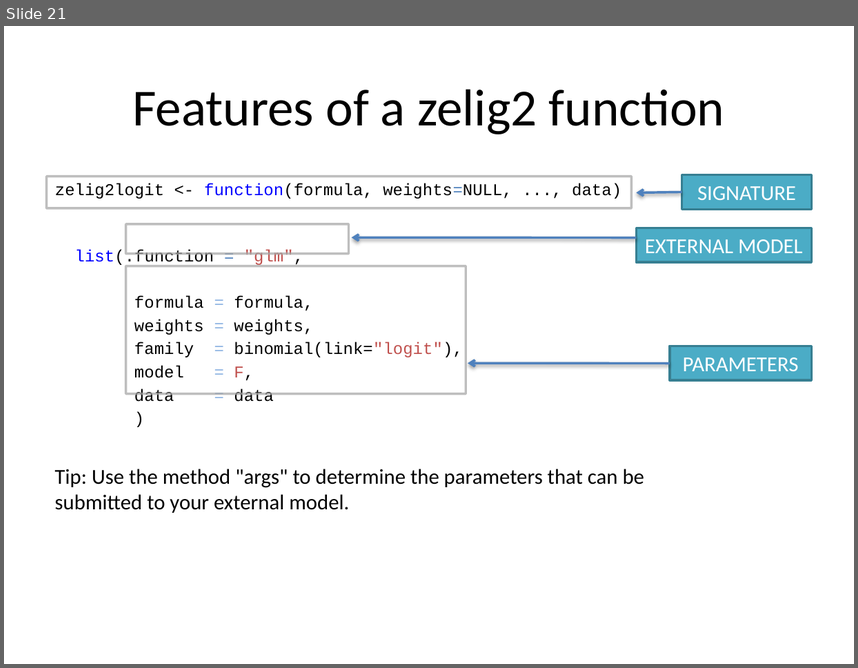
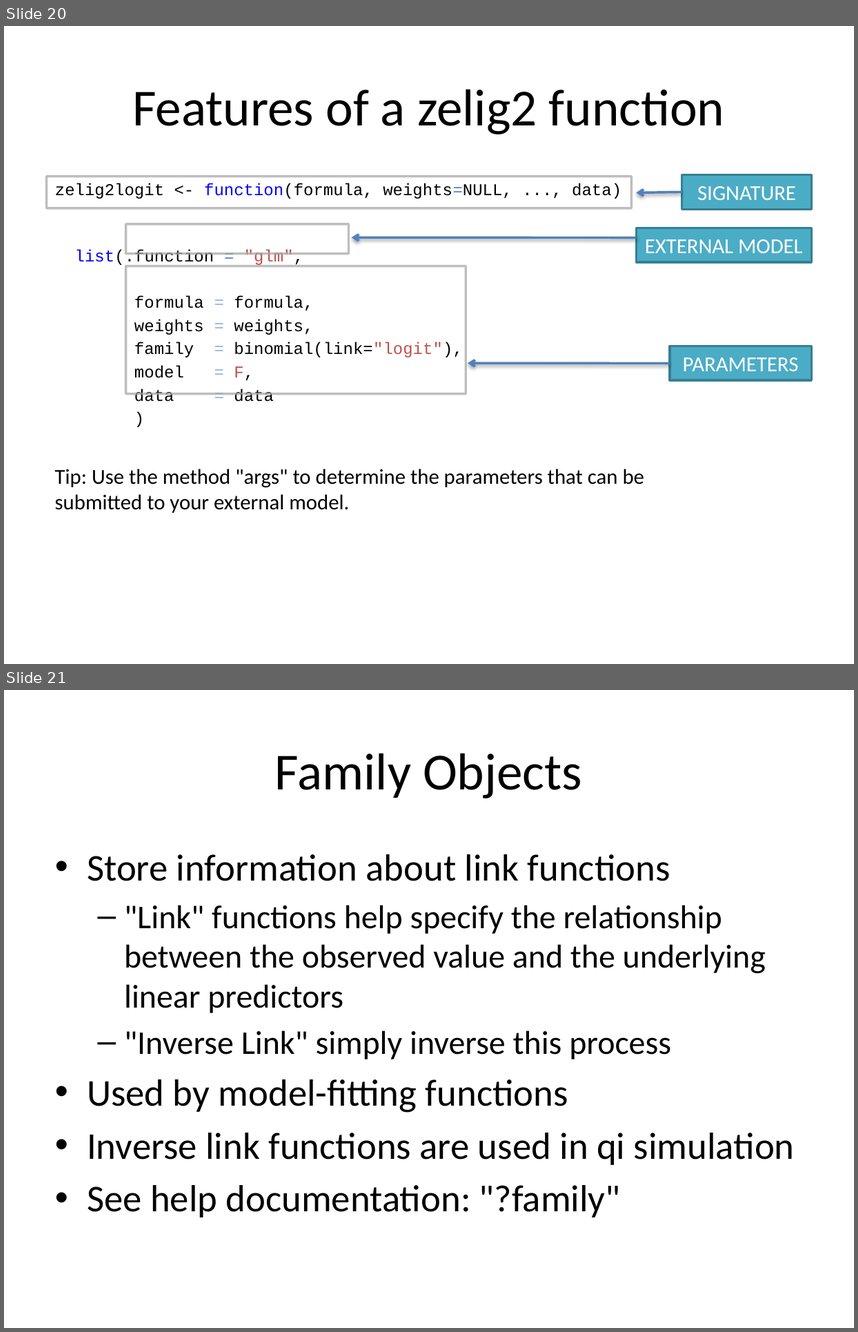
Before and after one commit to IQSS/Zelig4-Documentation, a slide deck: January-Class/Zelig4_zelig2.pptx. Shown one above the other, each under a label of ours: slide 21 before the commit, slides 20 and 21 after it. The pictures are 858x668 and 858x1332 pixels, drawn with LibreOffice and Linux fonts; fonts in the diff are those of the drawing. Boxes give left, top, right and bottom in pixels: in the first picture for what was removed or moved away, otherwise in the second. Text is boxed around its words. In the diff, an @@ line names an element or a change of style, - is before the commit and + after.

```diff
--- a/January-Class/Zelig4_zelig2.pptx
+++ b/January-Class/Zelig4_zelig2.pptx
@@ slide 21 added at (x1=4, y1=690, x2=854, y2=1328), background #FFFFFF @@
@@ title added at (x1=275, y1=753, x2=582, y2=798), 44 pt, text #000000 @@
+Family Objects
@@ text added at (x1=87, y1=854, x2=795, y2=1217), 32 pt, text #000000 @@
+• Store information about link functions
+  – "Link" functions help specify the relationship between the observed value and the underlying linear predictors
+  – "Inverse Link" simply inverse this process
+• Used by model-fitting functions
+• Inverse link functions are used in qi simulation
+• See help documentation: "?family"
@@ what was slide 21 is now slide 20 @@
```
Also in this commit, not shown: 5 other slides added, 3 other files.
